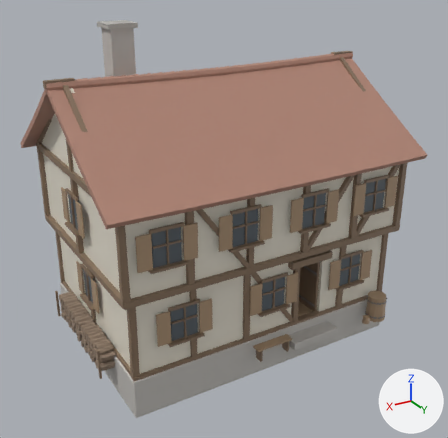
Renders of the glTF model apps/client/public/assets/models/house_b.glb from each side of a commit.
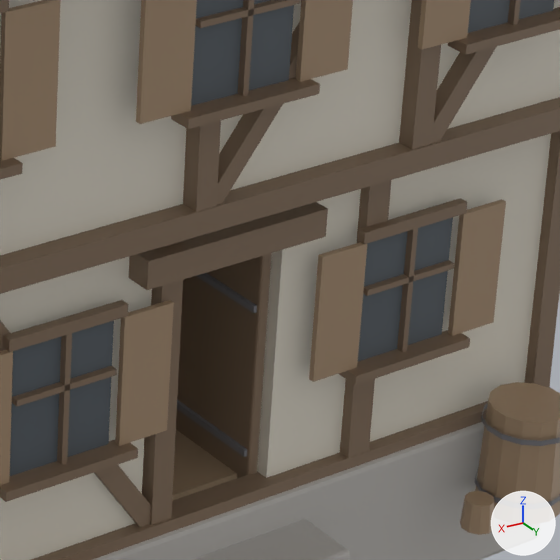
There are two pictures of each version: one whole from a camera (50 mm lens) standing at (10.7, 18.25, 12.58) and looking at (0.08, 0.55, 3.73), one close up on the part from 58% to 86% of the width and 47% to 75% of the height. Lighting does not change. The marker at lower right points along +X, +Y and +Z. The last two pictures show the newer version. Where no turn or scale is listed for an object, it has been applied to the vertices. Vertices at exactly the same position are counted once.

Names of what the first close-up shows: 'house_b'.
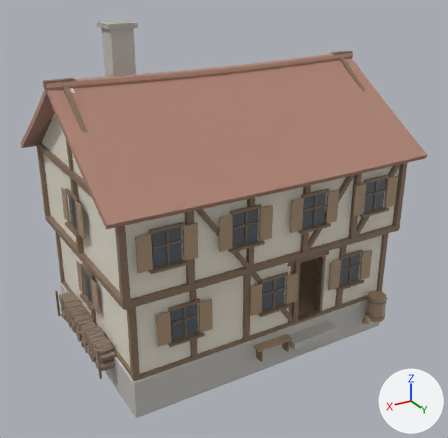
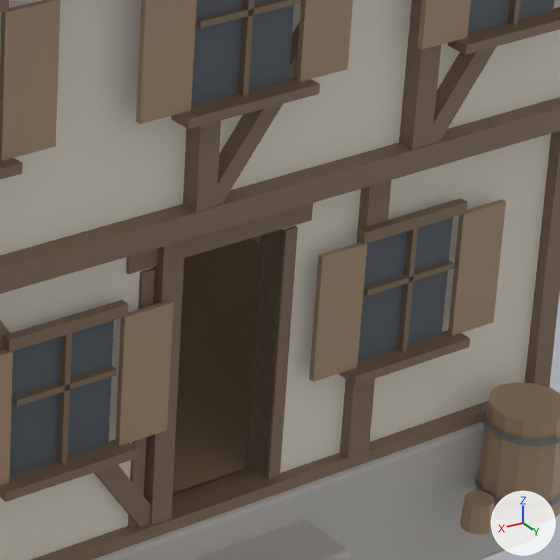
The change, as a diff of the scene's bpy script:
```diff
--- a/apps/client/public/assets/models/house_b.glb.py
+++ b/apps/client/public/assets/models/house_b.glb.py
@@ me_house_b @@
 # used by ob_house_b; location = (0.0, 0.035, 4.863)
-me_house_b.from_pydata(...)  # 4888 vertices, 8272 faces; spans x -5.85..5.85, y -4.34..4.34, z -5.66..5.66
+me_house_b.from_pydata(...)  # 4936 vertices, 8368 faces; spans x -5.85..5.85, y -4.34..4.34, z -5.66..5.66
+# me_house_b part 1: a new loose piece, a box spanning x -2.37..-0.62, y 3.2..3.5, z -1.91..-1.69, in mat_wood_dark (brown #89735d)
+# me_house_b part 2: a new loose piece, a box spanning x -2.15..-0.85, y 3.195..3.495, z -4.272..-4.212, in mat_wood_dark (brown #89735d)
+# me_house_b part 3: a new loose piece of 56 vertices spanning x -2.24..-2.12, y 3.2..3.5, z -4.29..-1.94, in mat_wood_dark (brown #89735d)
+# me_house_b part 4: a new loose piece of 56 vertices spanning x -0.87..-0.75, y 3.2..3.5, z -4.29..-1.94, in mat_wood_dark (brown #89735d)
+# me_house_b part 5: the loose piece of 8 vertices spanning x -2.03..-1.99, y 2.29..3.34, z -2.69..-2.63 is deleted
+# me_house_b part 6: the loose piece of 8 vertices spanning x -2.03..-1.99, y 2.29..3.34, z -3.99..-3.93 is deleted
+# me_house_b part 7
+# 64 vertices are removed from x -2.35..-0.65, y 2.06..3.7, z -4.26..-1.72
+# 120 faces are deleted
 me_house_b.materials.append(mat_stone_block)
```

What differs and where, as boxes [x1, y1, x2, y2] in the close-ups (560 x 560 px):
part 1 of me_house_b, added (brown): after [126, 203, 313, 274]
part 2 of me_house_b, added (brown): after [172, 469, 251, 501]
part 3 of me_house_b, added (brown): after [245, 226, 298, 479]
part 4 of me_house_b, added (brown): after [128, 268, 155, 527]
part 5 of me_house_b, deleted: before [197, 273, 257, 313]
part 6 of me_house_b, deleted: before [177, 400, 247, 457]
part 7 of me_house_b, deleted (brown): before [128, 202, 328, 478]
